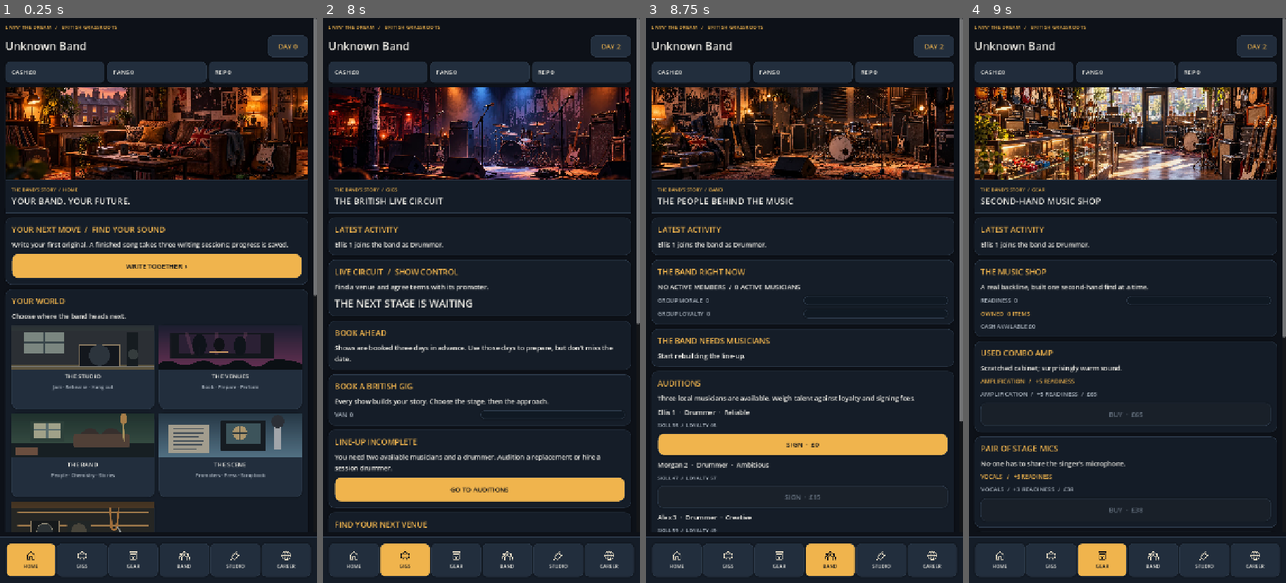
Above: before the commit, frames 1-4 (left to right).
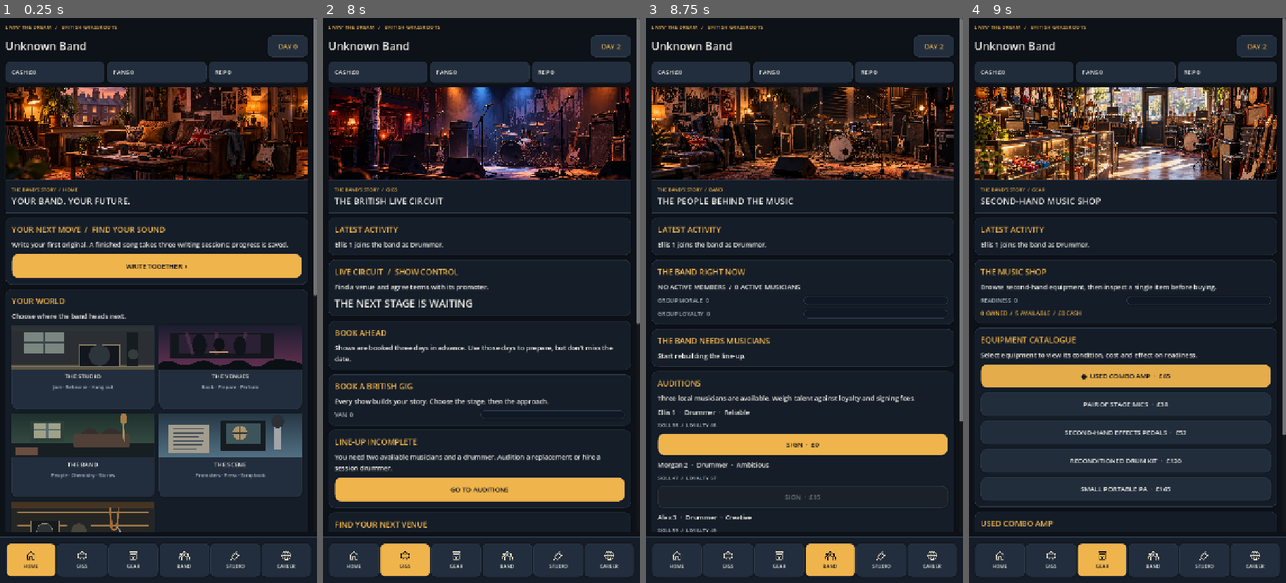
Above: after the commit, the same moments.

Repository: alimuir654-rgb/BandMaster
Game: Godot game, scene res://Scenes/CareerHub.tscn
Same seed, same stepped clock (60 frames per second), same inputs: the game is played once before the commit and once after it. This scene is started directly instead of the project's main scene.
Inputs (mouse positions are in pixels of both pictures, inside the frame that each line leads up to):
- Up to frame 1 (0.25 s): no input
- Up to frame 2 (8 s): click "WRITE TOGETHER ›" at 0.5 s; click "JAM" at 1.25 s; click "GO TO AUDITIONS" at 2 s; click "SIGN · £0" at 2.75 s; click "CONTINUE ›" at 3.5 s; click "SIGN · £0" at 4.25 s; click "CONTINUE ›" at 5 s; click (354, 560) at 5.77 s; click "WRITE TOGETHER ›" at 6.5 s; click (405, 560) at 7.27 s
- Up to frame 3 (8.75 s): click "GO TO AUDITIONS" at 8 s
- Up to frame 4 (9 s): click (1102, 560) at 8.77 s

Frames 1-3 are identical in both runs. In frame 4, 9.0% of the frame differs, in the area x 1-100%, y 47-91%.
Error before the commit: Invalid access to property or key 'band' on a base object of type 'Dictionary'. (res://Scripts/career_hub.gd:1131)
Error after the commit: Invalid access to property or key 'band' on a base object of type 'Dictionary'. (res://Scripts/career_hub.gd:1158)

Commit message:
Create focused equipment browser with selected purchase detail

Diff:
--- a/Scripts/career_hub.gd
+++ b/Scripts/career_hub.gd
@@ -52,6 +52,8 @@
 var gig_show_locked := false
 var gig_selected_venue := ""
 var selected_band_member := -1
+var selected_gear_item := ""
+var preserve_gear_scroll := false
 var career_scroll: ScrollContainer
 var preserve_roster_scroll := false
 var dialogue_request: HTTPRequest
@@ -143,9 +145,10 @@
 
 func _render() -> void:
  var previous_scroll := 0
- if preserve_roster_scroll and is_instance_valid(career_scroll):
+ if (preserve_roster_scroll or preserve_gear_scroll) and is_instance_valid(career_scroll):
   previous_scroll = career_scroll.scroll_vertical
  preserve_roster_scroll = false
+ preserve_gear_scroll = false
  for child in get_children():
   remove_child(child)
   child.queue_free()
@@ -545,24 +548,48 @@
 
 func _gear() -> void:
  var owned: Array = _extra().get("owned_equipment",[])
- var heading := _card("THE MUSIC SHOP","A real backline, built one second-hand find at a time.")
+ var heading := _card("THE MUSIC SHOP","Browse second-hand equipment, then inspect a single item before buying.")
  _progress(heading,"READINESS",_num("readiness"))
- _label(heading,"OWNED  %d ITEMS" % owned.size(),14,UI.AMBER)
- _label(heading,"CASH AVAILABLE £%d" % _num("cash"),13,UI.MUTED)
+ _label(heading,"%d OWNED  /  %d AVAILABLE  /  £%d CASH" % [owned.size(),Gear.ITEMS.size()-owned.size(),_num("cash")],13,UI.AMBER)
+ var inventory := _card("EQUIPMENT CATALOGUE","Select equipment to view its condition, cost and effect on readiness.")
+ var valid_selection := false
+ for item in Gear.ITEMS:
+  if str(item["id"]) == selected_gear_item:
+   valid_selection = true
+ if not valid_selection:
+  selected_gear_item = str(Gear.ITEMS[0]["id"]) if not Gear.ITEMS.is_empty() else ""
  for item in Gear.ITEMS:
   var key: String = str(item["id"])
-  var box := _card(str(item["name"]),str(item["description"]))
-  var category := _label(box,str(item["type"]).to_upper()+"   /   +%d READINESS" % int(item["readiness"]),13,UI.AMBER)
-  category.autowrap_mode = TextServer.AUTOWRAP_OFF
-  _label(box,"%s  /  +%d READINESS  /  £%d" % [str(item["type"]),int(item["readiness"]),int(item["price"])],14,UI.MUTED)
-  if owned.has(key):
-   _label(box,"✓  IN YOUR INVENTORY",15,UI.AMBER)
+  var selected := selected_gear_item == key
+  var owned_item := owned.has(key)
+  var row_button := UI.button(("●  " if selected else "")+str(item["name"])+("  ·  OWNED" if owned_item else "  ·  £%d" % int(item["price"])),selected)
+  row_button.custom_minimum_size.y = 54
+  row_button.tooltip_text = str(item["type"])+": "+str(item["description"])
+  inventory.add_child(row_button)
+  row_button.pressed.connect(func() -> void:
+   selected_gear_item = key
+   preserve_gear_scroll = true
+   _render()
+  )
+ for item in Gear.ITEMS:
+  if str(item["id"]) != selected_gear_item:
+   continue
+  var detail := _card(str(item["name"]),str(item["description"]))
+  _label(detail,str(item["type"]).to_upper()+"  /  +%d READINESS" % int(item["readiness"]),13,UI.AMBER)
+  _label(detail,"ASKING PRICE  /  £%d" % int(item["price"]),15,UI.WHITE)
+  if owned.has(selected_gear_item):
+   _label(detail,"✓  ALREADY IN YOUR INVENTORY",14,UI.AMBER)
   else:
-   var buy := UI.button("BUY  ·  £%d" % int(item["price"]),true)
-   buy.custom_minimum_size.y = 52
-   buy.disabled = _num("cash") < int(item["price"])
-   box.add_child(buy)
-   buy.pressed.connect(func() -> void: _buy(key))
+   var afford := _num("cash") >= int(item["price"])
+   if not afford:
+    _label(detail,"NEED £%d MORE TO BUY" % (int(item["price"])-_num("cash")),13,UI.MUTED)
+   var buy := UI.button("BUY EQUIPMENT  ·  £%d" % int(item["price"]),true)
+   buy.custom_minimum_size.y = 54
+   buy.disabled = not afford
+   detail.add_child(buy)
+   var purchase_key := selected_gear_item
+   buy.pressed.connect(func() -> void: _buy(purchase_key))
+  break
 
 func _band() -> void:
  _band_situations()
